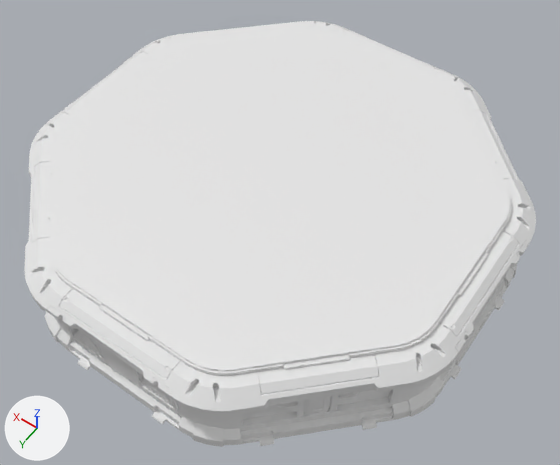
An edit to the FBX model Models/FBX/Main Room/Projector_high.fbx, drawn before and after from the same camera.
Before and after are seen from a 50 mm camera at (-2.23, 3.06, 4.73) aimed at (-0.16, 0.15, 0.16). The lights are fixed; the arrows at lower left show +X, +Y and +Z. Where no turn or scale is listed for an object, it has been applied to the vertices.

The first picture shows 'PedestalTop_high', 'Pedestal_high'.
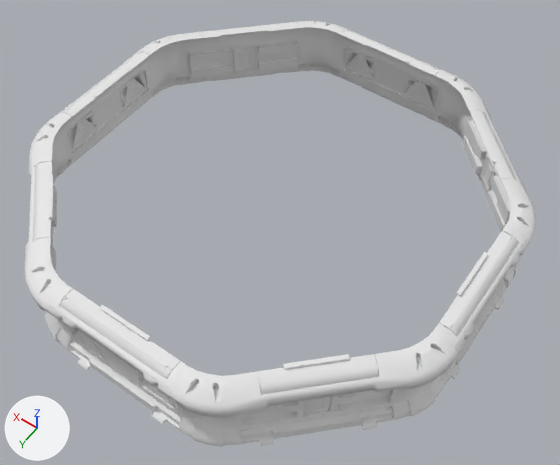
What differs and where, as boxes [x1, y1, x2, y2] in the pictures (560 x 465 px):
```json
{"object": "PedestalTop_high", "change": "deleted", "before": [49, 24, 511, 376]}
```

Scene script edits in JSON lines:
```json
{"op": "remove", "block": "ob_pedestaltop_high", "code": ["ob_pedestaltop_high = bpy.data.objects.new('PedestalTop_high', me_cylinder_010)", "ob_pedestaltop_high.location = (0.0, 0.0, 0.0)"]}
```
